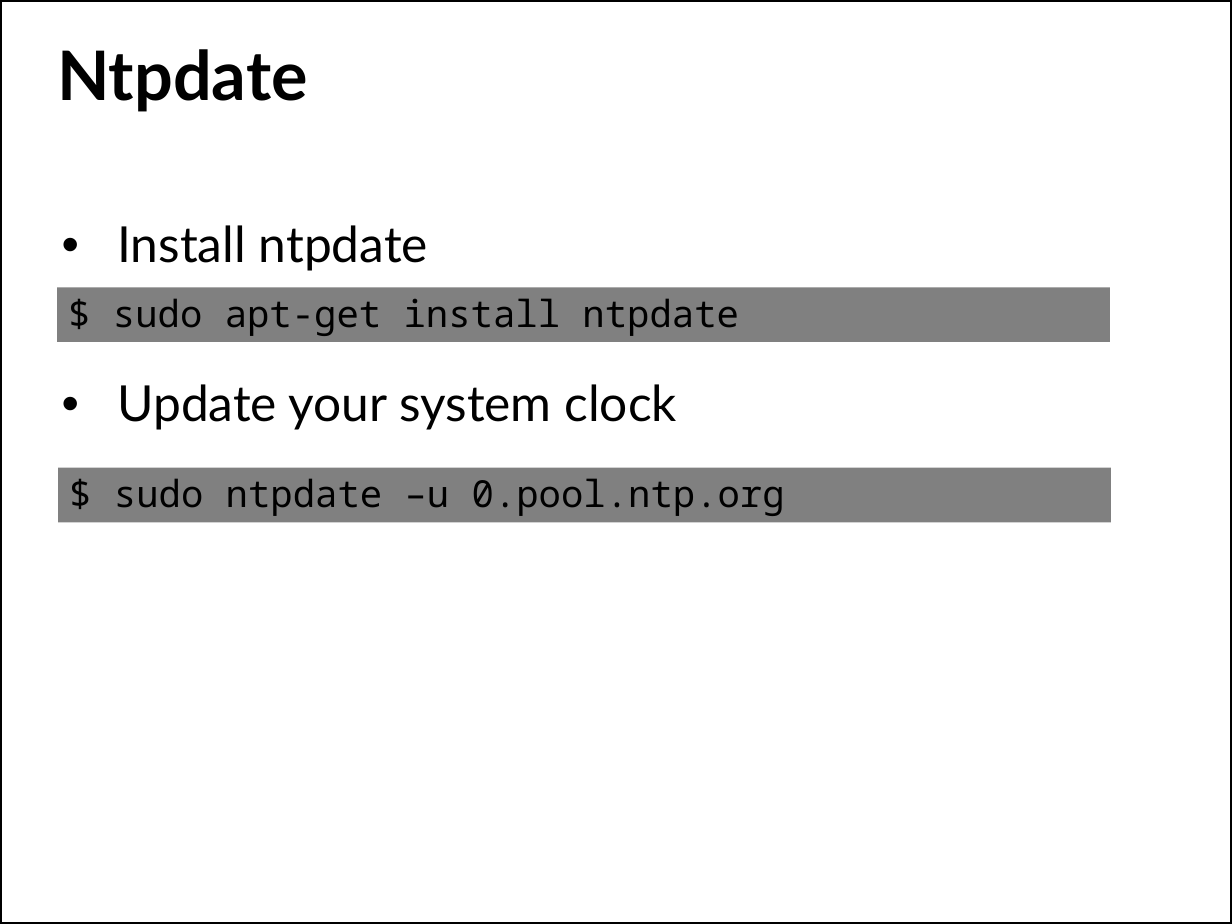
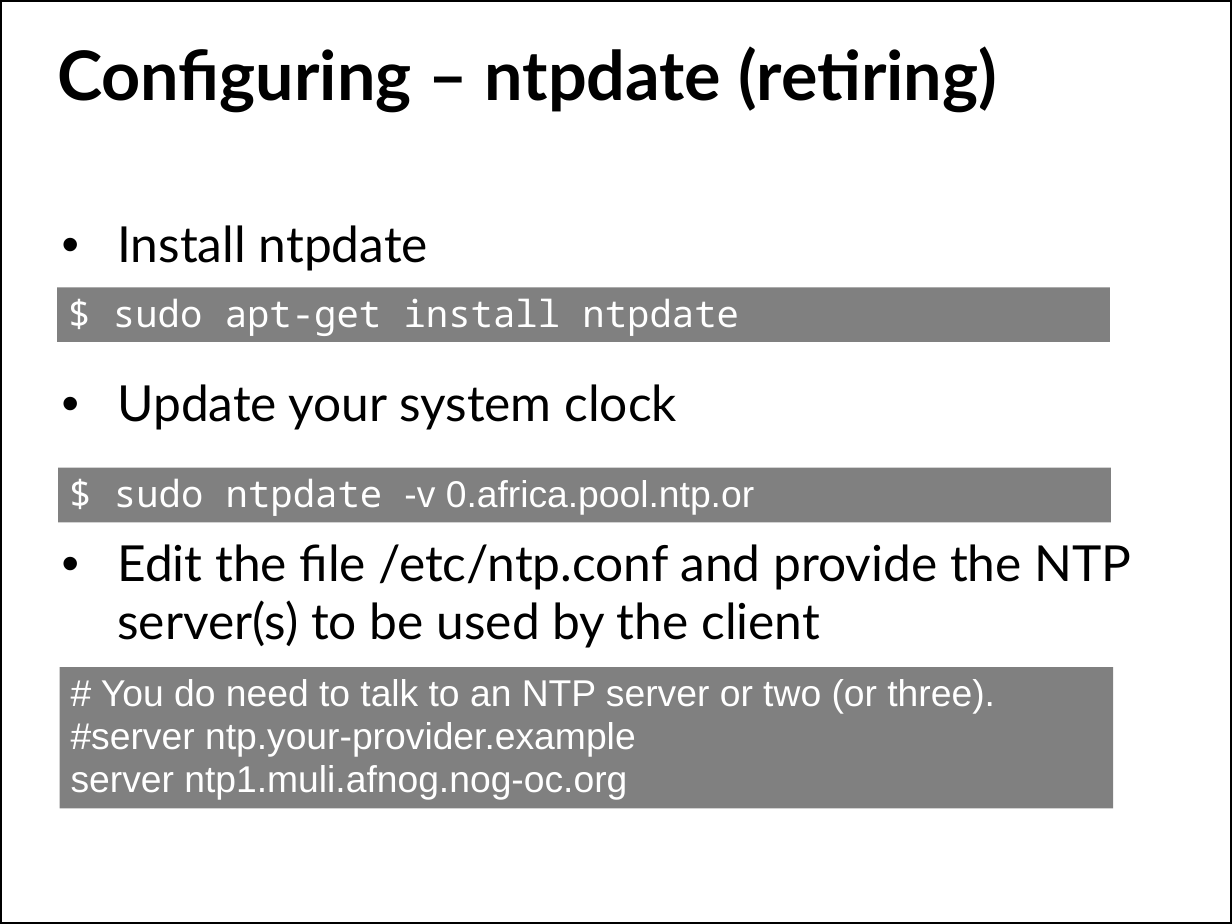
Before and after one commit to afnog/sse, a slide deck: slide 21 of ntp/ntp-service.pptx (slide 22 before the commit). Drawn at 1232x924 pixels with LibreOffice and Linux fonts; fonts in the diff are those of the drawing; background and template pictures are left out. Boxes give left, top, right and bottom in pixels: in the first picture for what was removed or moved away, otherwise in the second. Text is boxed around its words. In the diff, an @@ line names an element or a change of style, - is before the commit and + after.

```diff
--- a/ntp/ntp-service.pptx
+++ b/ntp/ntp-service.pptx
@@ title at <box>57,46,997,113</box>: text changed @@
-Ntpdate
+Configuring – ntpdate (retiring)
@@ rectangle "$ sudo apt-get install ntpdate" at <box>57,287,1110,342</box>: text colour #000000 to #FFFFFF @@
@@ text in rectangle at <box>114,478,754,516</box>: text changed; font Noto Sans Mono to Arial; text colour #000000 to #FFFFFF @@
-$ sudo ntpdate –u 0.pool.ntp.org
+$ sudo ntpdate -v 0.africa.pool.ntp.or
@@ text at <box>117,544,1132,648</box>: paragraph added @@
+• Edit the file /etc/ntp.conf and provide the NTP server(s) to be used by the client
@@ rectangle added at <box>59,667,1113,808</box>, fill #808080, 24 pt, text #FFFFFF @@
+# You do need to talk to an NTP server or two (or three).
+#server ntp.your-provider.example
+server ntp1.muli.afnog.nog-oc.org
```
Also in this commit, not shown: 8 other slides changed, 1 slide removed, 1 other file.
